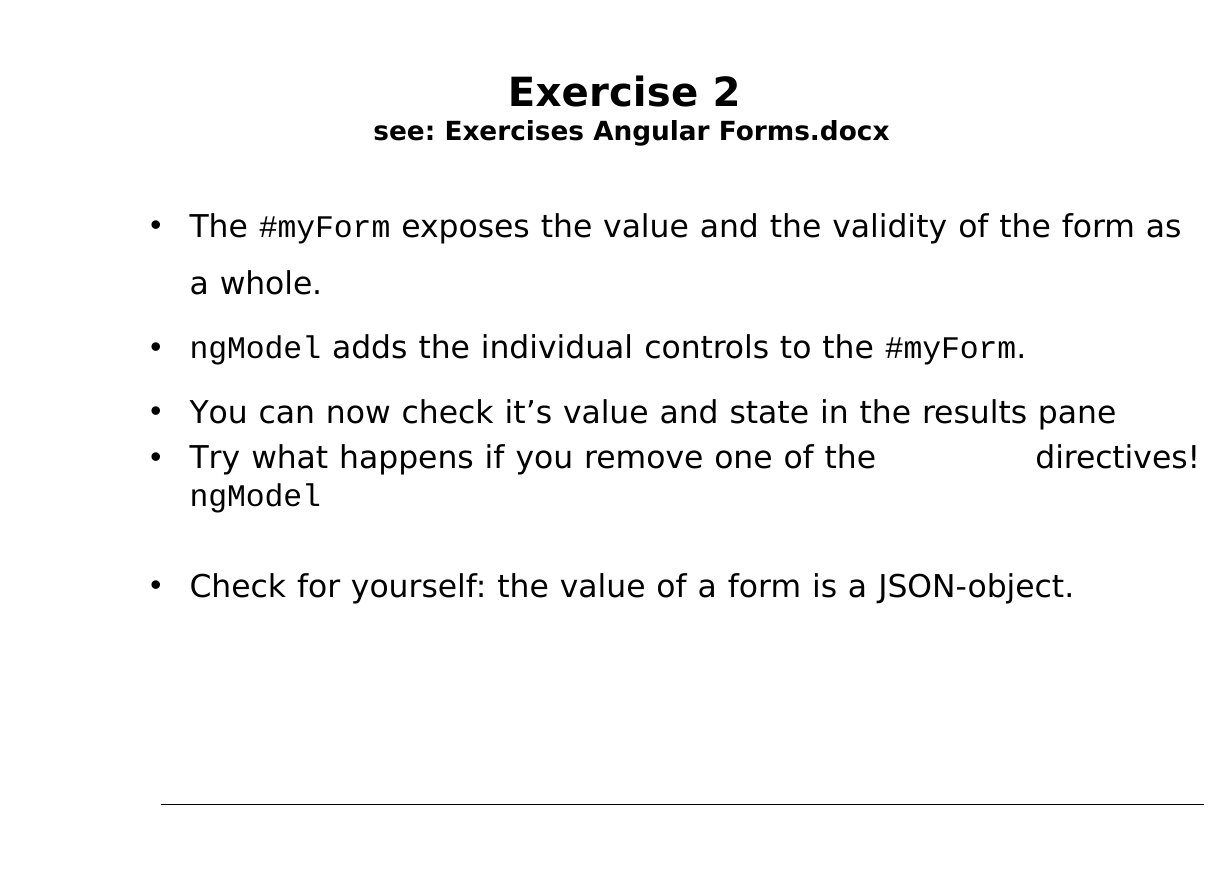
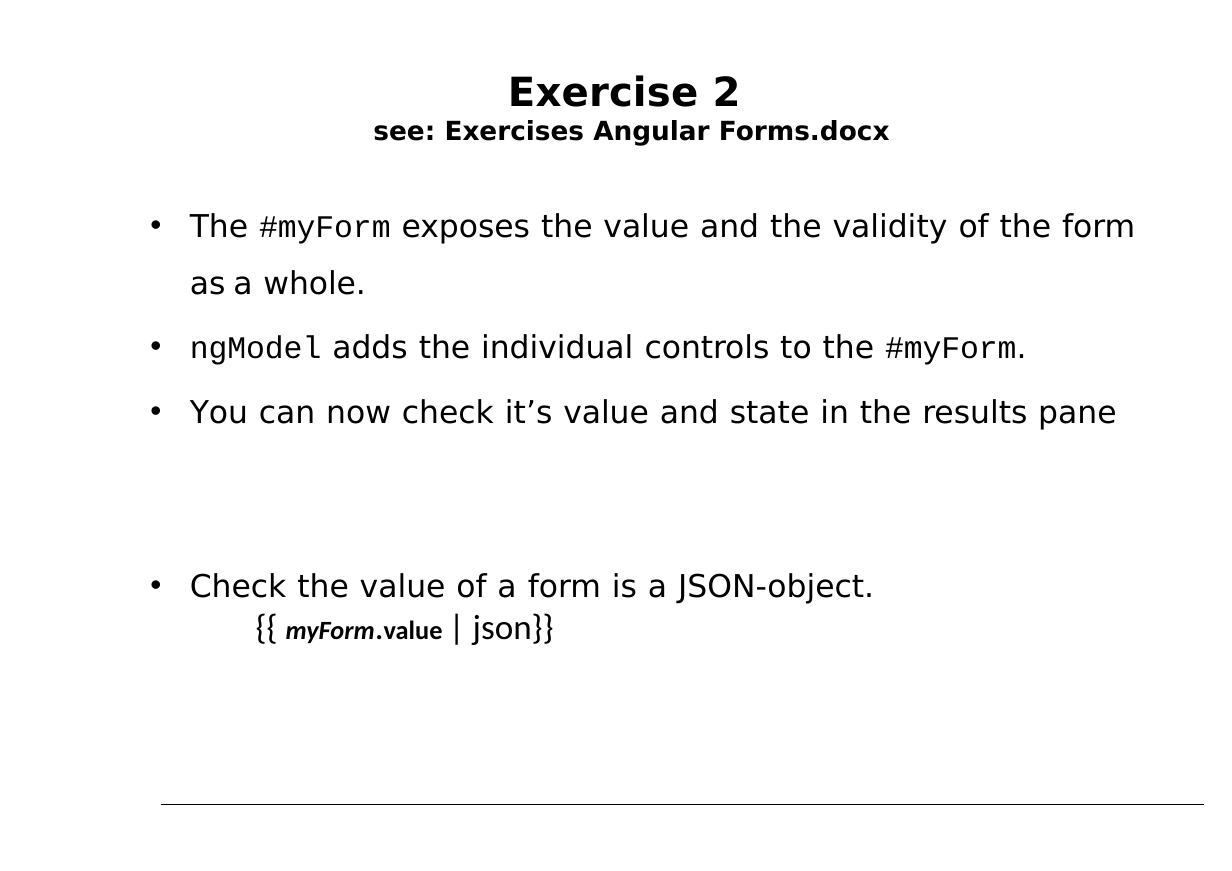
Before and after one commit to petereijgermans11/workshop-angular10, a slide deck: slide 21 of PPT/06- Angular Forms.pptx. Drawn at 1232x871 pixels with LibreOffice and Linux fonts; fonts in the diff are those of the drawing. Boxes give left, top, right and bottom in pixels: in the first picture for what was removed or moved away, otherwise in the second. Text is boxed around its words. In the diff, an @@ line names an element or a change of style, - is before the commit and + after.

Commit message:
changed PPT forms

```diff
--- a/PPT/06- Angular Forms.pptx
+++ b/PPT/06- Angular Forms.pptx
@@ text "The #myForm exposes the value ..." at (x1=190, y1=213, x2=1135, y2=430): indent changed @@
@@ text removed at (x1=190, y1=444, x2=877, y2=475) @@
-• Try what happens if you remove one of the ngModel
@@ text removed at (x1=1035, y1=444, x2=1200, y2=469) @@
-directives!
@@ text at (x1=190, y1=573, x2=874, y2=645): text changed @@
-• Check for yourself: the value of a form is a JSON-object.
+• Check the value of a form is a JSON-object.
+{{ myForm.value | json}}
```
Also in this commit, not shown: 7 other slides changed, 2 slides added, 1 slide removed, 2 other files.
